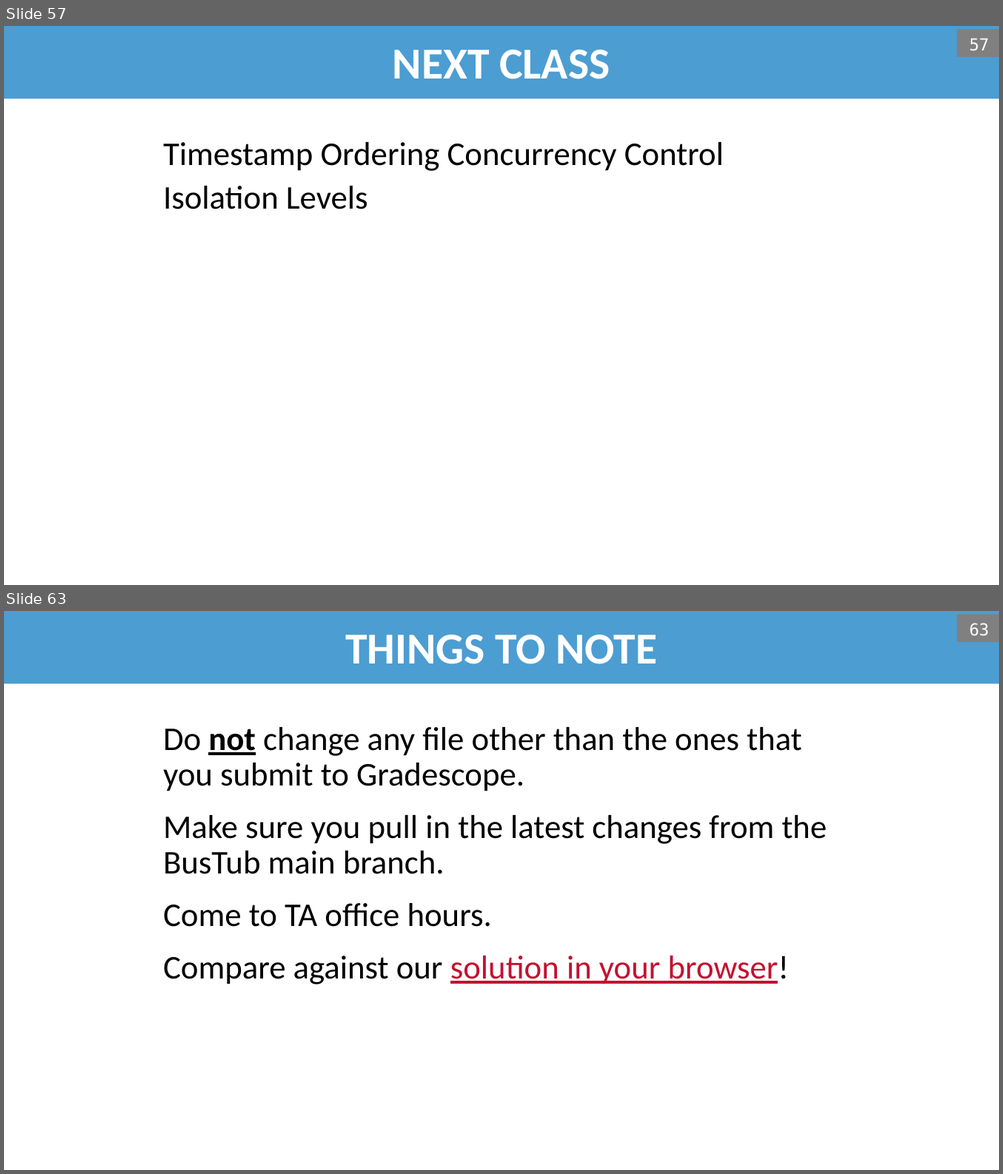
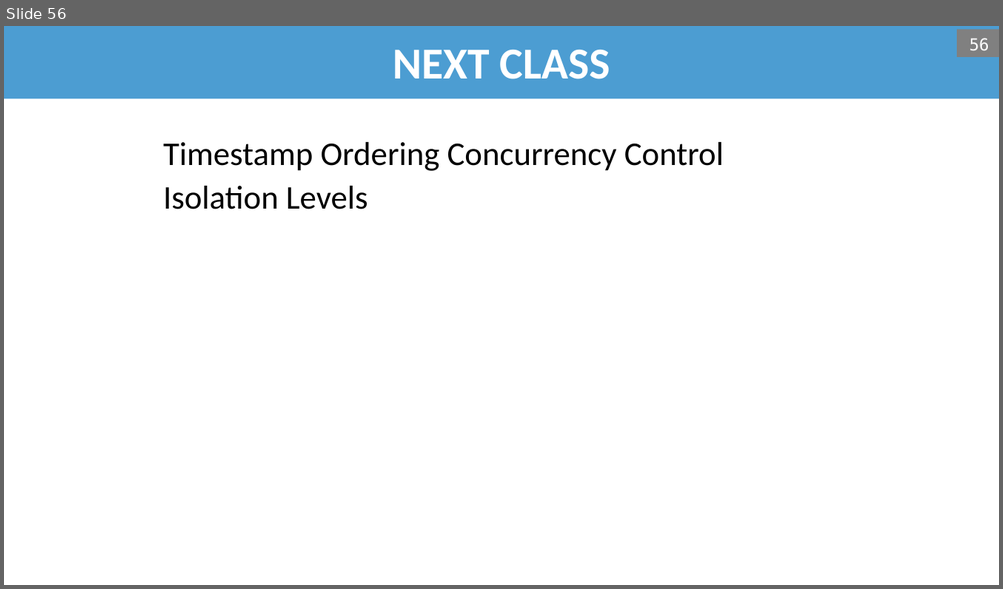
Before and after one commit to bsb20/bsb20.github.io, a slide deck: docs/421_f26/lectures/L17_2PL.pptx. Shown one above the other, each under a label of ours: slides 57 and 63 before the commit, slide 56 after it; the slides between them are not shown. The pictures are 1003x1174 and 1003x589 pixels, drawn with LibreOffice and Linux fonts; fonts in the diff are those of the drawing; background and template pictures are left out. Boxes give left, top, right and bottom in pixels: in the first picture for what was removed or moved away, otherwise in the second. Text is boxed around its words. In the diff, an @@ line names an element or a change of style, - is before the commit and + after.

```diff
--- a/docs/421_f26/lectures/L17_2PL.pptx
+++ b/docs/421_f26/lectures/L17_2PL.pptx
@@ slide 63 removed at [4,611,999,1170], background #FFFFFF @@
@@ title removed at [4,611,999,684] @@
-THINGS TO NOTE
@@ page number removed at [957,614,999,642] @@
-63
@@ text removed at [163,727,827,985] @@
-Do not change any file other than the ones that you submit to Gradescope.
-Make sure you pull in the latest changes from the BusTub main branch.
-Come to TA office hours.
-Compare against our solution in your browser!
@@ what was slide 57 is now slide 56 @@
@@ page number at [969,38,989,50]: text changed @@
-57
+56
```
Also in this commit, not shown: 6 slides changed, 6 other slides removed, 1 other file.
